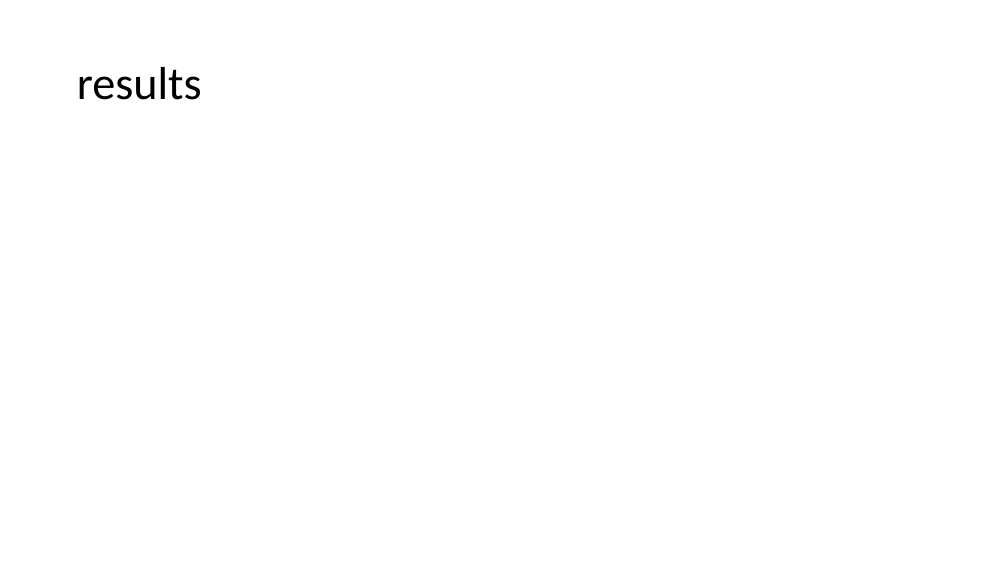
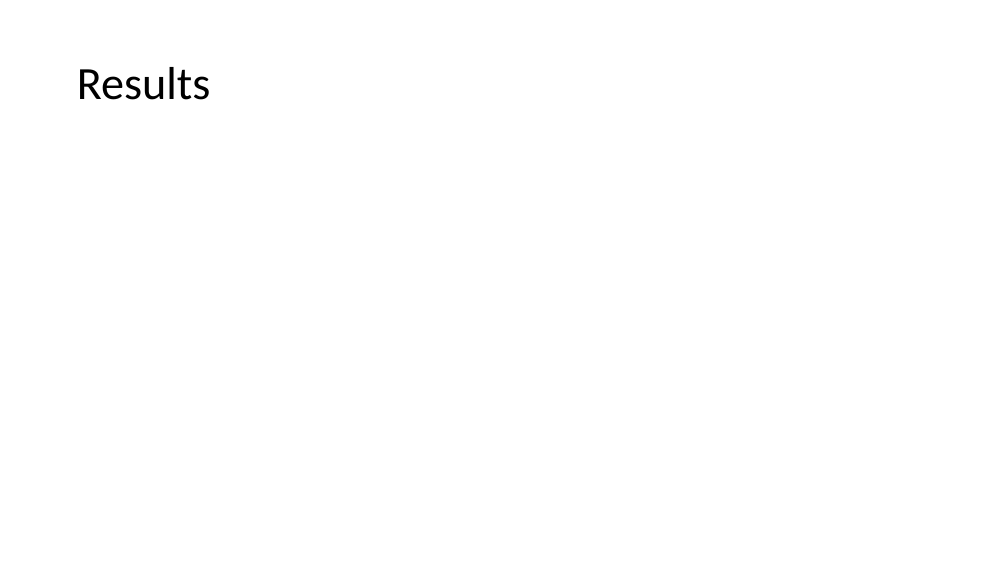
Before and after one commit to bryceleary/DSIFinal, a slide deck: slide 10 of Docs/Ag Aid Presentation.pptx (slide 8 before the commit). Drawn at 1008x567 pixels with LibreOffice and Linux fonts; fonts in the diff are those of the drawing. Boxes give left, top, right and bottom in pixels: in the first picture for what was removed or moved away, otherwise in the second. Text is boxed around its words. In the diff, an @@ line names an element or a change of style, - is before the commit and + after.

```diff
--- a/Docs/Ag Aid Presentation.pptx
+++ b/Docs/Ag Aid Presentation.pptx
@@ title at (77,67,211,100): text changed @@
-results
+Results
```
Also in this commit, not shown: 1 other slide changed, 6 slides added, 5 slides removed.
